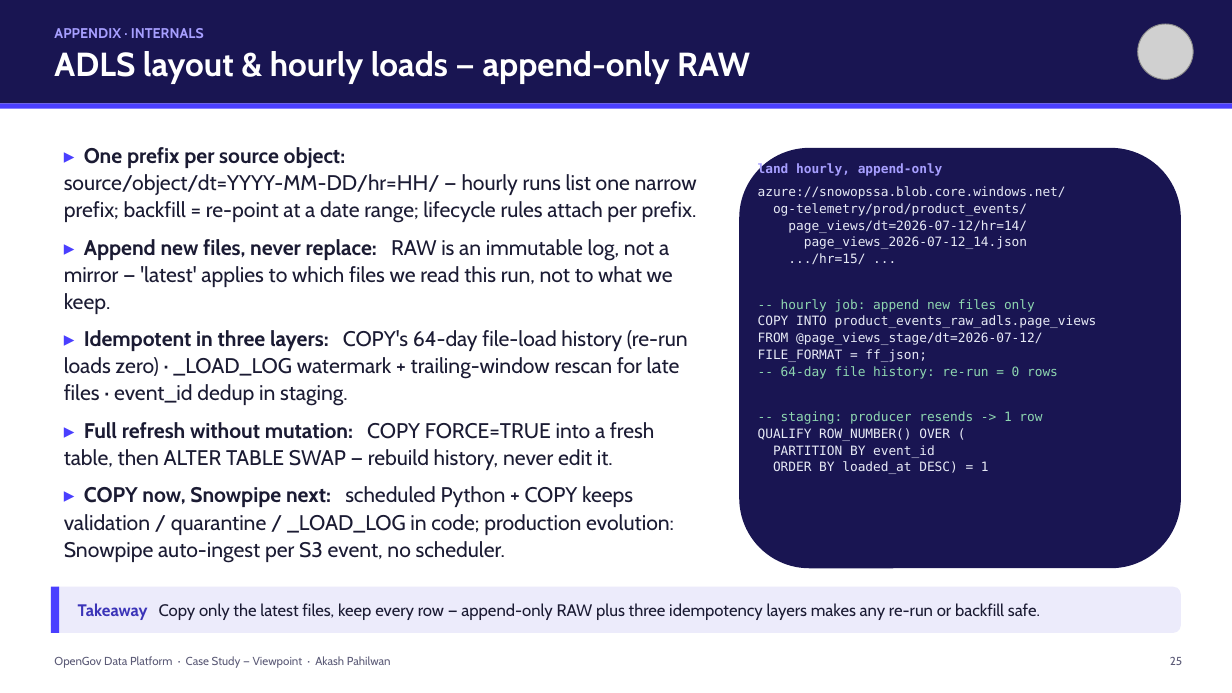
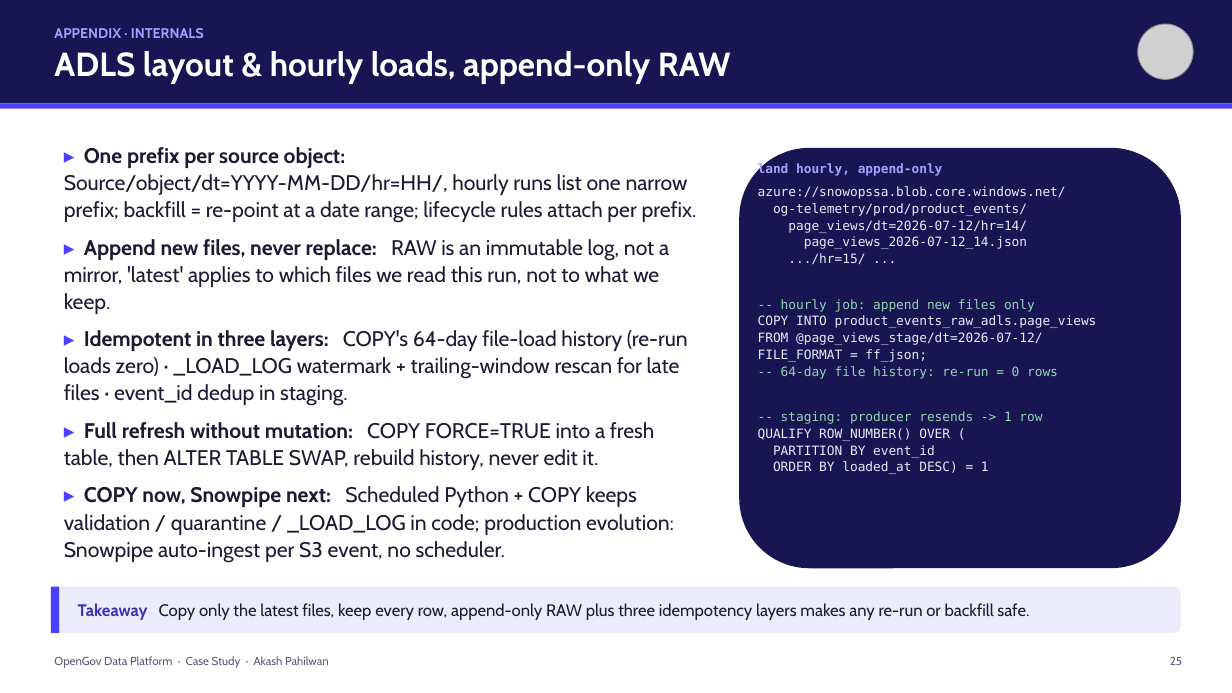
Before and after one commit to akashpahilwan/OpenGovPOC, a slide deck: slide 27 of presentation/OpenGov_Data_Platform_CaseStudy.pptx. Drawn at 1232x693 pixels with LibreOffice and Linux fonts; fonts in the diff are those of the drawing; grey boxes stand for pictures. Boxes give left, top, right and bottom in pixels: in the first picture for what was removed or moved away, otherwise in the second. Text is boxed around its words. In the diff, an @@ line names an element or a change of style, - is before the commit and + after.

```diff
--- a/presentation/OpenGov_Data_Platform_CaseStudy.pptx
+++ b/presentation/OpenGov_Data_Platform_CaseStudy.pptx
@@ text at box(54, 51, 731, 84): text changed @@
-ADLS layout & hourly loads — append-only RAW
+ADLS layout & hourly loads, append-only RAW
@@ text at box(64, 147, 697, 314): text changed @@
-▸ One prefix per source object: source/object/dt=YYYY-MM-DD/hr=HH/ — hourly runs list one narrow prefix; backfill = re-point at a date range; lifecycle rules attach per prefix.
-▸ Append new files, never replace: RAW is an immutable log, not a mirror — 'latest' applies to which files we read this run, not to what we keep.
+▸ One prefix per source object: Source/object/dt=YYYY-MM-DD/hr=HH/, hourly runs list one narrow prefix; backfill = re-point at a date range; lifecycle rules attach per prefix.
+▸ Append new files, never replace: RAW is an immutable log, not a mirror, 'latest' applies to which files we read this run, not to what we keep.
@@ text at box(64, 422, 674, 563): text changed @@
-▸ Full refresh without mutation: COPY FORCE=TRUE into a fresh table, then ALTER TABLE SWAP — rebuild history, never edit it.
-▸ COPY now, Snowpipe next: scheduled Python + COPY keeps validation / quarantine / _LOAD_LOG in code; production evolution: Snowpipe auto-ingest per S3 event, no scheduler.
+▸ Full refresh without mutation: COPY FORCE=TRUE into a fresh table, then ALTER TABLE SWAP, rebuild history, never edit it.
+▸ COPY now, Snowpipe next: Scheduled Python + COPY keeps validation / quarantine / _LOAD_LOG in code; production evolution: Snowpipe auto-ingest per S3 event, no scheduler.
@@ text at box(78, 603, 1029, 620): text changed @@
-Takeaway Copy only the latest files, keep every row — append-only RAW plus three idempotency layers makes any re-run or backfill safe.
+Takeaway Copy only the latest files, keep every row, append-only RAW plus three idempotency layers makes any re-run or backfill safe.
@@ text at box(54, 656, 329, 668): text changed @@
-OpenGov Data Platform · Case Study — Viewpoint · Akash Pahilwan
+OpenGov Data Platform · Case Study · Akash Pahilwan
```
Also in this commit, not shown: 27 other slides changed, 1 other file.
